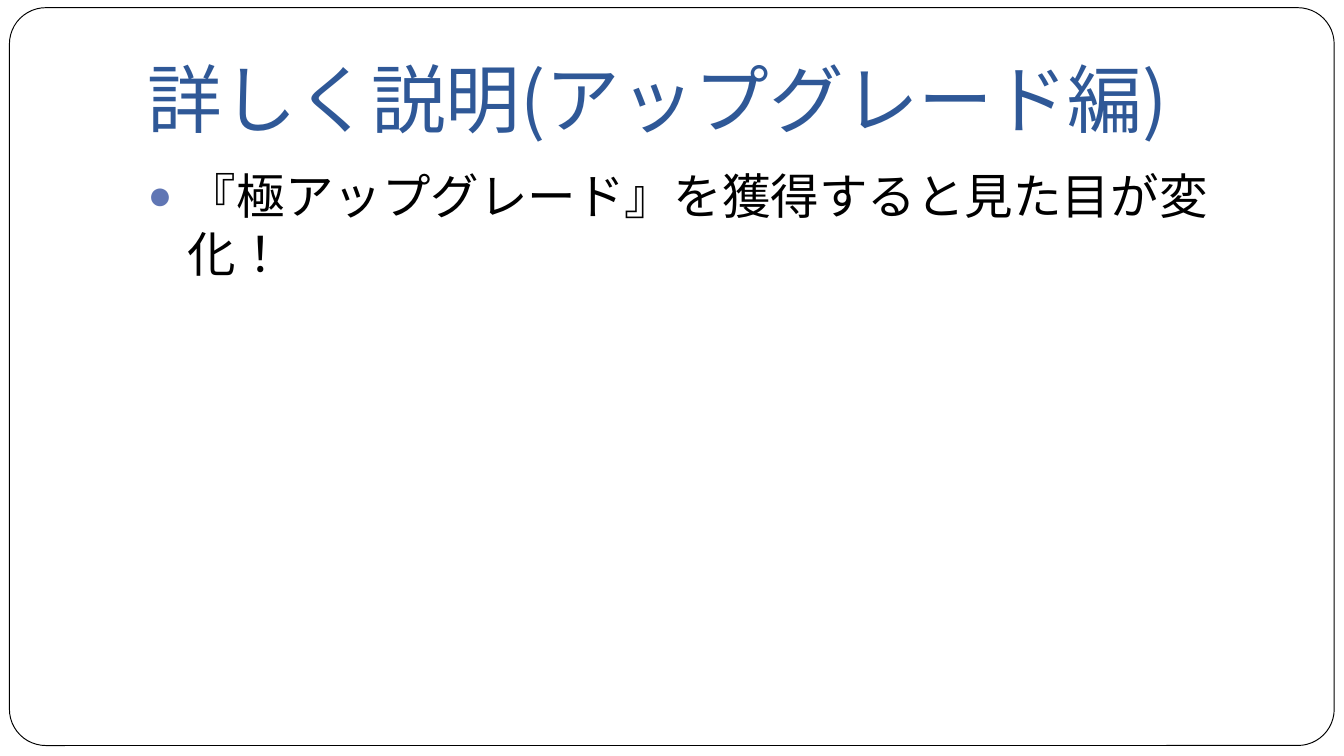
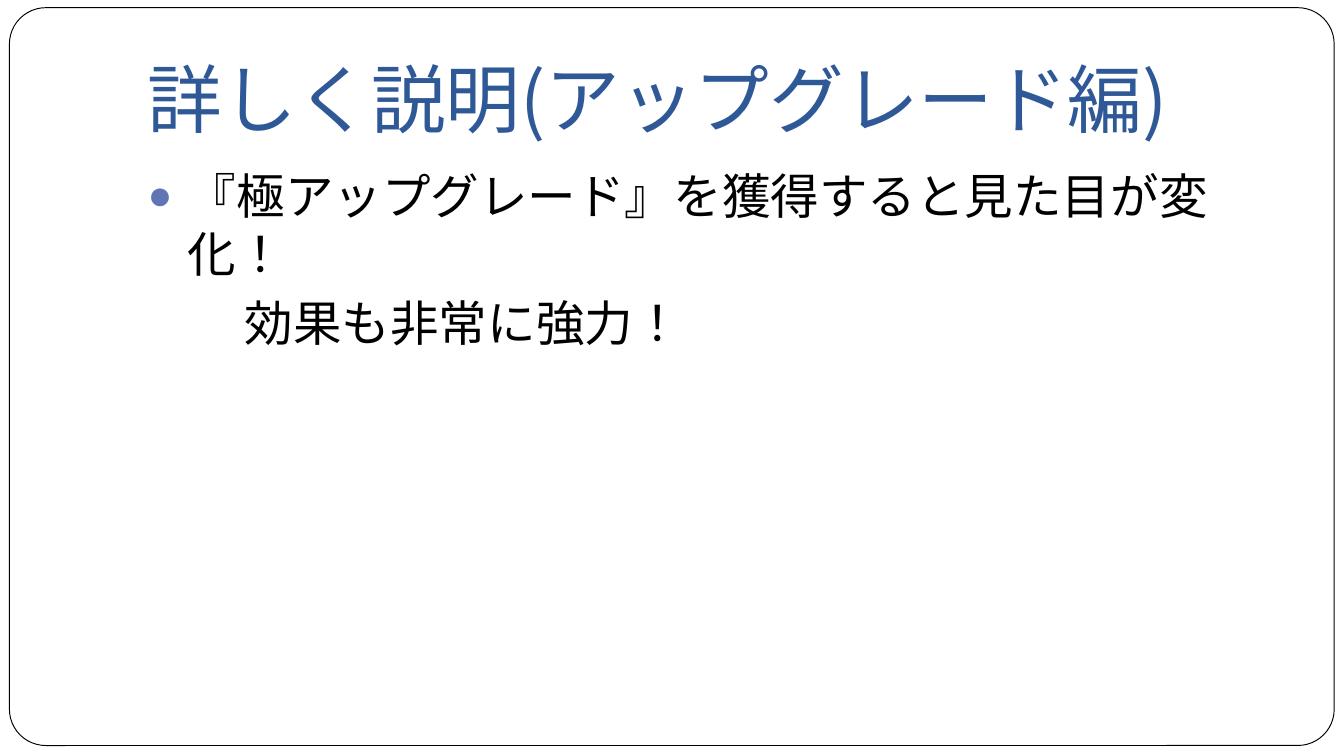
Before and after one commit to NyamLand/VSRPG, a slide deck: slide 16 of 仕様/プレゼンテーション/第一回発表.pptx. Drawn at 1344x756 pixels with LibreOffice and Linux fonts; fonts in the diff are those of the drawing. Boxes give left, top, right and bottom in pixels: in the first picture for what was removed or moved away, otherwise in the second. Text is boxed around its words. In the diff, an @@ line names an element or a change of style, - is before the commit and + after.

```diff
--- a/仕様/プレゼンテーション/第一回発表.pptx
+++ b/仕様/プレゼンテーション/第一回発表.pptx
@@ text at <box>245,300,682,346</box>: paragraph added @@
+効果も非常に強力！
```
Also in this commit, not shown: 1 other slide changed, 4 other files.
